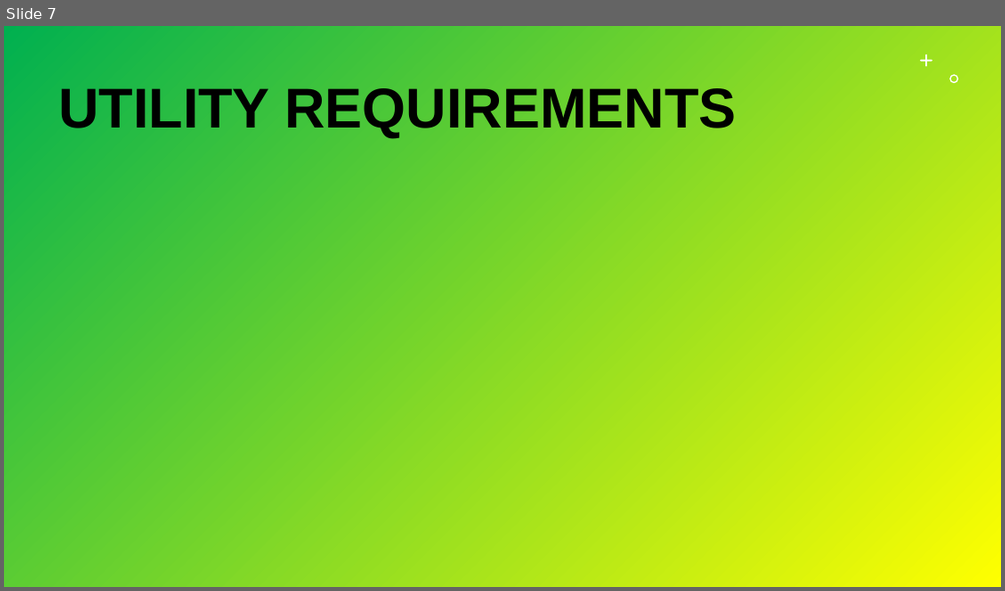
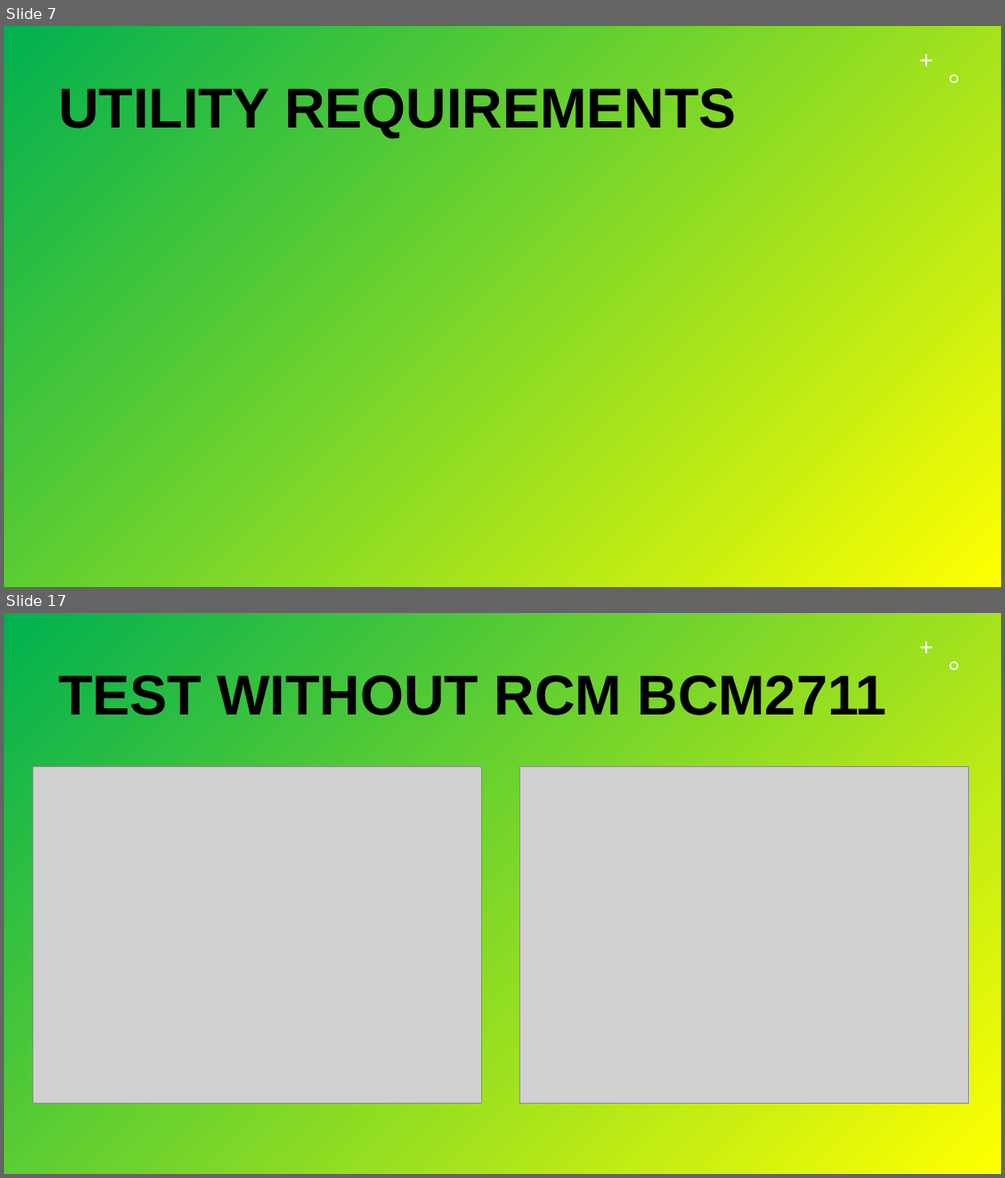
Before and after one commit to Durante94/Data-Protection-Privacy, a slide deck: Presentazione/presentazione.pptx. Shown one above the other, each under a label of ours: slide 7 before the commit, slides 7 and 17 after it; the slides between them are not shown. The pictures are 1005x591 and 1005x1178 pixels, drawn with LibreOffice and Linux fonts; fonts in the diff are those of the drawing; grey boxes stand for pictures. Boxes give left, top, right and bottom in pixels: in the first picture for what was removed or moved away, otherwise in the second. Text is boxed around its words. In the diff, an @@ line names an element or a change of style, - is before the commit and + after.

```diff
--- a/Presentazione/presentazione.pptx
+++ b/Presentazione/presentazione.pptx
@@ slide 17 added at (4, 613, 1001, 1174), background gradient #00B050 to #FFFF00; not listed: 2 template elements that a slide beside it also shows @@
@@ title added at (58, 675, 887, 715), 54 pt, text #000000, bold @@
+TEST WITHOUT RCM BCM2711
@@ picture added at (33, 766, 482, 1103) @@
@@ picture added at (520, 766, 969, 1103) @@
```
Also in this commit, not shown: 5 slides changed, 4 other slides added, 3 other files.
